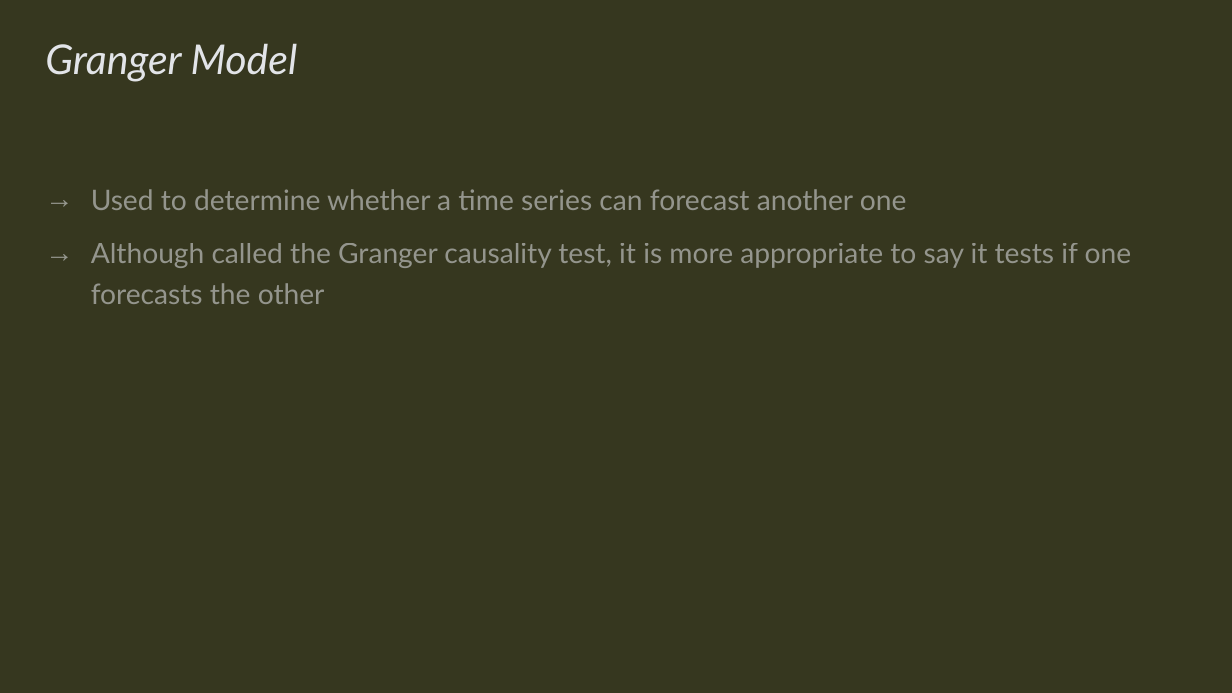
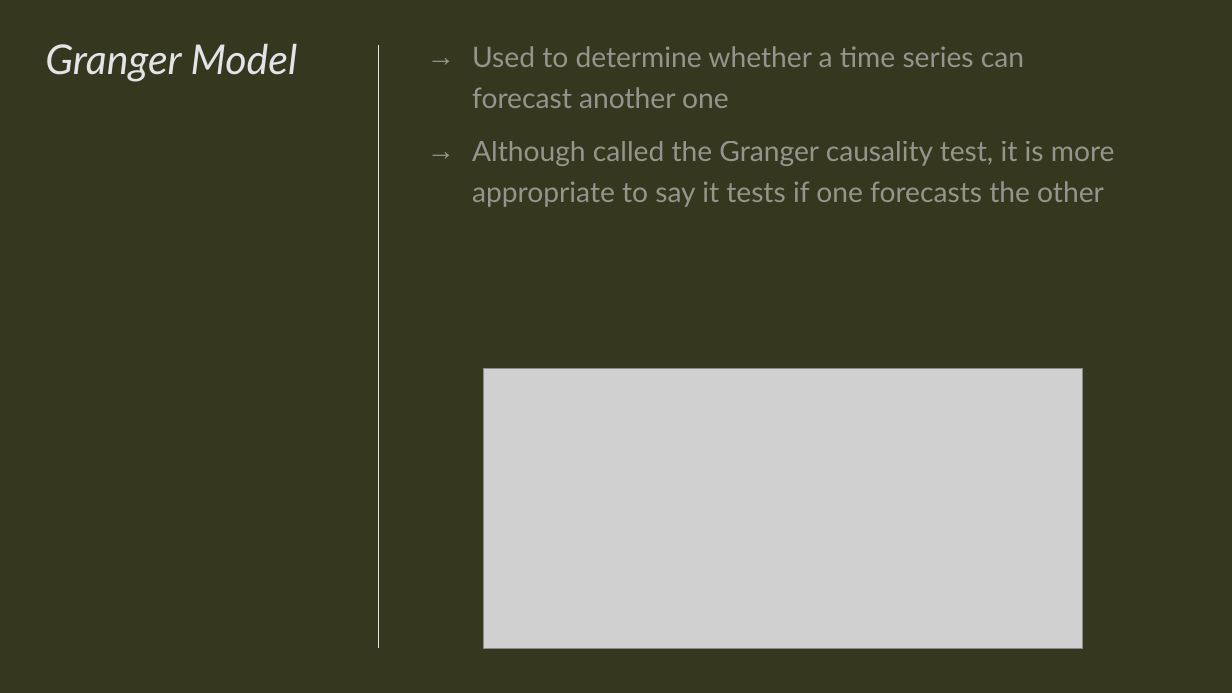
Before and after one commit to kurtameyer/COMP4441, a slide deck: slide 11 of COMP4441 Presentation.pptx. Drawn at 1232x693 pixels with LibreOffice and Linux fonts; fonts in the diff are those of the drawing; grey boxes stand for pictures. Boxes give left, top, right and bottom in pixels: in the first picture for what was removed or moved away, otherwise in the second. Text is boxed around its words. In the diff, an @@ line names an element or a change of style, - is before the commit and + after.

Commit message:
Added more to the presentation

```diff
--- a/COMP4441 Presentation.pptx
+++ b/COMP4441 Presentation.pptx
@@ line added from (378, 45) to (378, 649), #E2E4E8 0.75 pt @@
@@ text "Used to determine whether a ..." rewrapped from bbox=[91, 189, 1132, 304] to bbox=[472, 46, 1115, 207] @@
@@ picture added at bbox=[483, 369, 1082, 649] @@
```
Also in this commit, not shown: 1 slide removed, 1 other file.
